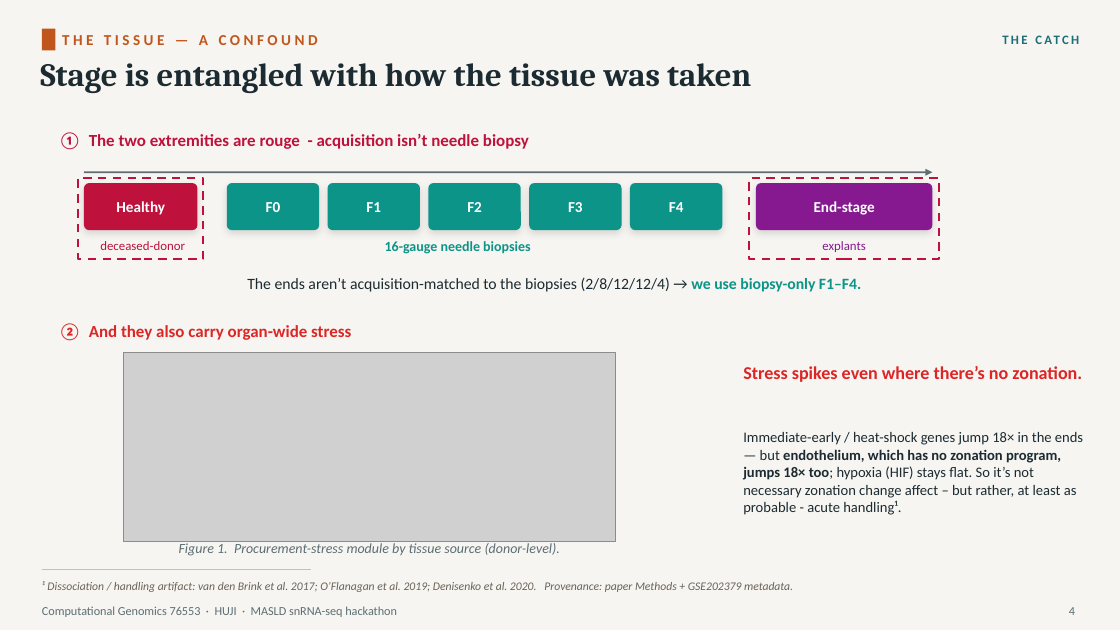
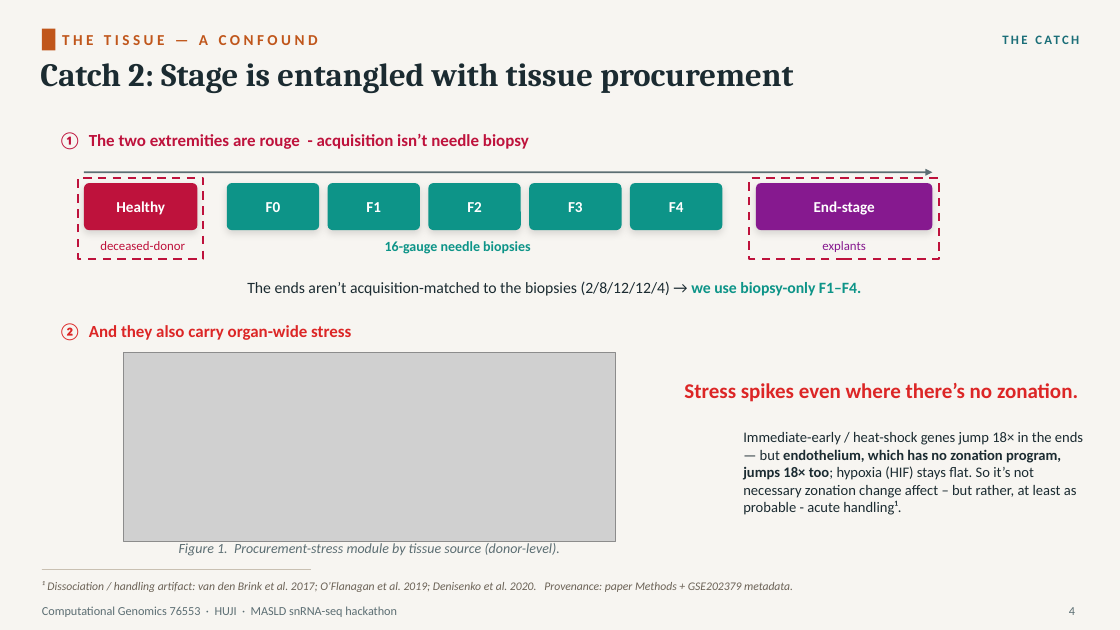
Before and after one commit to roeetekoah/liver-zonation, a slide deck: slide 5 of presentation/MASLD_stages_computational_analysis_roee_shira.pptx. Drawn at 1120x630 pixels with LibreOffice and Linux fonts; fonts in the diff are those of the drawing; grey boxes stand for pictures. Boxes give left, top, right and bottom in pixels: in the first picture for what was removed or moved away, otherwise in the second. Text is boxed around its words. In the diff, an @@ line names an element or a change of style, - is before the commit and + after.

```diff
--- a/presentation/MASLD_stages_computational_analysis_roee_shira.pptx
+++ b/presentation/MASLD_stages_computational_analysis_roee_shira.pptx
@@ text at bbox=[40, 63, 793, 93]: text changed @@
-Stage is entangled with how the tissue was taken
+Catch 2: Stage is entangled with tissue procurement
@@ text "The ends aren’t acquisition-matched to ...": place and size @@
-text "The ends aren’t acquisition-matched to ..." at bbox=[247, 277, 861, 292]
+text "The ends aren’t acquisition-matched to ..." at bbox=[247, 281, 861, 296]
@@ text "Stress spikes even where there’s ...": place and size @@
-text "Stress spikes even where there’s ..." at bbox=[743, 366, 1082, 382]
+text "Stress spikes even where there’s ..." at bbox=[684, 383, 1078, 402]
@@ text "Stress spikes even where there’s ..." at bbox=[684, 383, 1078, 402]: size 15.5 to 18 pt @@
```
Also in this commit, not shown: 13 other slides changed, 2 slides added, 6 other files.
